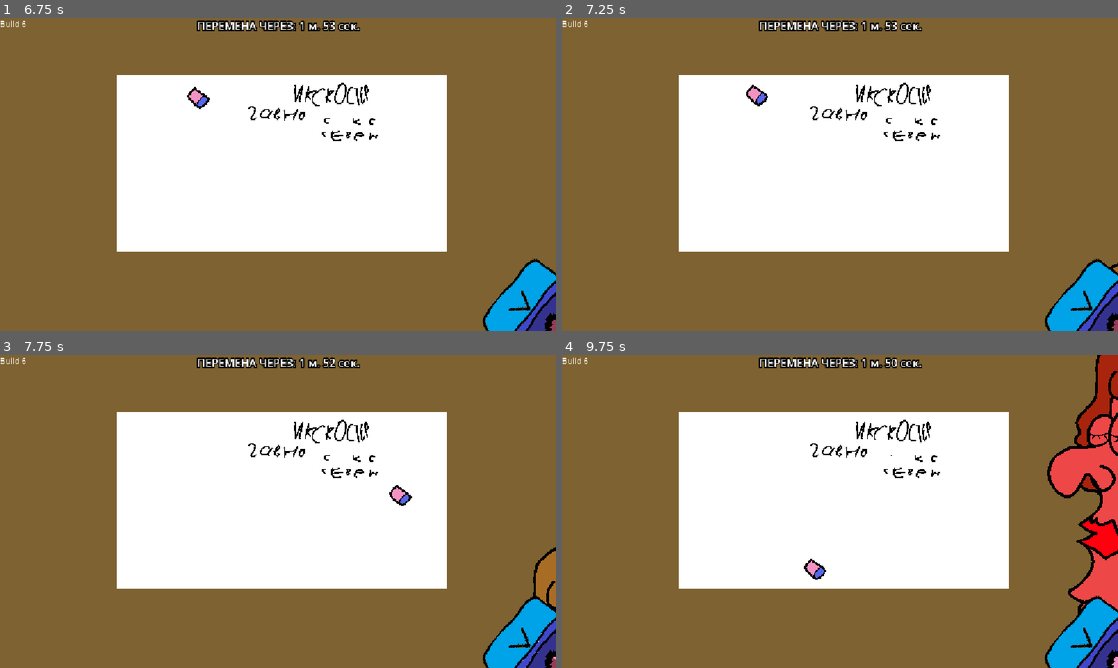
Above: before the commit, frames 1-4 (two rows, left to right).
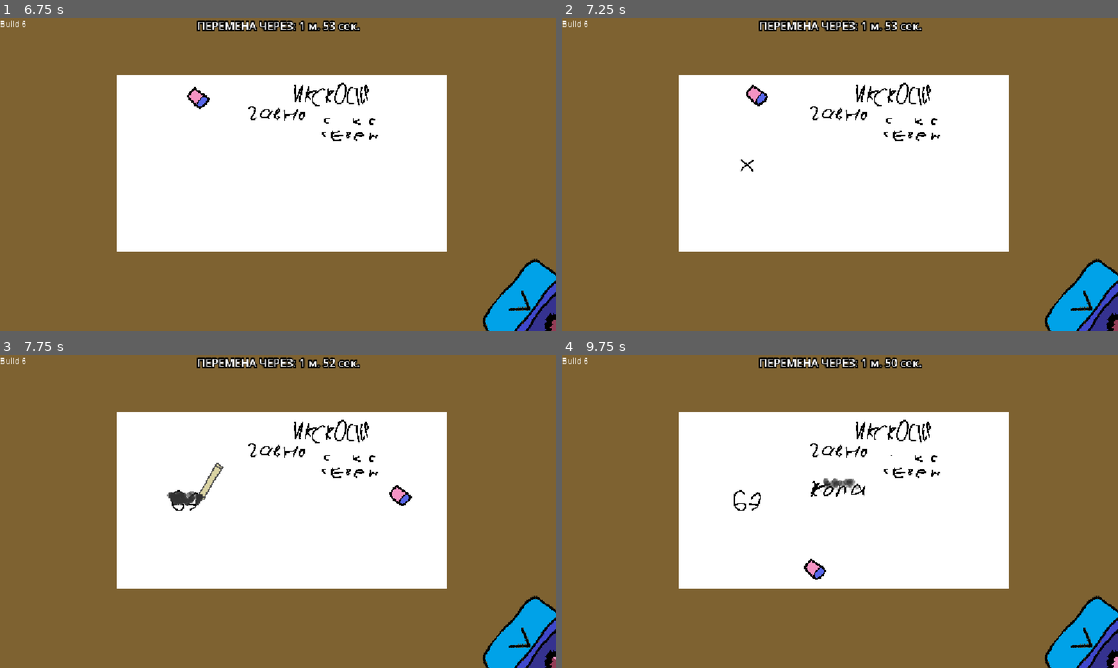
Above: after the commit, the same moments.

Repository: AmongRyzh/maxter-s-jam-2026
Game: Godot game, scene res://gameplay.tscn
The game is run twice, just before and just after one commit, with the same random seed, the same clock (stepped at 60 frames per second) and the same inputs. The engine's default icon, where the game draws it, is replaced by a stand-in: a white triangle on a blue panel in a dark square.
Inputs (mouse positions are in pixels of both pictures, inside the frame that each line leads up to):
- Up to frame 1 (6.75 s): click "Начать" at 0.5 s; move the mouse to (517, 299) at 1.27 s; click (517, 299) at 1.42 s; move the mouse to (422, 227) at 2.02 s; click (422, 227) at 2.17 s; move the mouse to (333, 105) at 2.77 s; click (333, 105) at 2.92 s; move the mouse to (250, 237) at 3.52 s; click (250, 237) at 3.67 s; move the mouse to (444, 221) at 4.27 s; click (444, 221) at 4.42 s; tap Enter at 5 s; move the mouse to (111, 127) at 5.02 s; click (111, 127) at 5.17 s; move the mouse to (305, 174) at 5.77 s; click (305, 174) at 5.92 s; tap Space at 6.5 s; move the mouse to (194, 96) at 6.52 s; click (194, 96) at 6.67 s
- Up to frame 2 (7.25 s): no input
- Up to frame 3 (7.75 s): move the mouse to (400, 495) at 7.27 s; click (400, 495) at 7.42 s
- Up to frame 4 (9.75 s): move the mouse to (728, 527) at 8.02 s; click (728, 527) at 8.17 s; move the mouse to (895, 442) at 8.77 s; click (895, 442) at 8.92 s; move the mouse to (812, 574) at 9.52 s; click (812, 574) at 9.67 s

Frame 1 is identical in both runs. In frame 2, less than 0.1% of the frame differs, in the area x 32-100%, y 45-96%; in frame 3, 1.1%; in frame 4, 5.9%, in the area x 30-100%, y 0-94%.

Commit message:
фикс микрофризов (по идее должны возникать реже

Diff:
--- a/gameplay.gd
+++ b/gameplay.gd
@@ -255,12 +255,23 @@
 
 	var color_count: int = 0
 
-	# Only loop inside the bounding rectangle containing visible pixels
-	for y in range(rect.position.y, rect.end.y):
-		for x in range(rect.position.x, rect.end.x):
-			if x in range(0, img.get_size().x) and y in range(0, img.get_size().y):
-				if img.get_pixel(x, y).is_equal_approx(color):
-					color_count += 1
+	var end_x := rect.end.x
+	var end_y := rect.end.y
+
+	print("get_pixel_count_of_color_in_rect: ", rect)
+	# Only loop inside the bounding rectangle containing visible pixels
+	for y in range(rect.position.y, end_y):
+		if y in range(0, img.get_size().y):
+			for x in range(rect.position.x, end_x):
+				if x in range(0, img.get_size().x):
+					if img.get_pixel(x, y).is_equal_approx(color):
+						color_count += 1
+				else:
+					end_x = x - 1
+					continue
+		else:
+			end_y = y - 1
+			continue
 
 	return color_count
 
--- a/gameplay.tscn
+++ b/gameplay.tscn
@@ -145,7 +145,7 @@
 pick_random_wait_time_again_on_restart = true
 
 [node name="TeacherCooldownTimer" type="Timer" parent="Timers" unique_id=2019654275]
-wait_time = 6.0
+wait_time = 15.0
 one_shot = true
 autostart = true
 
